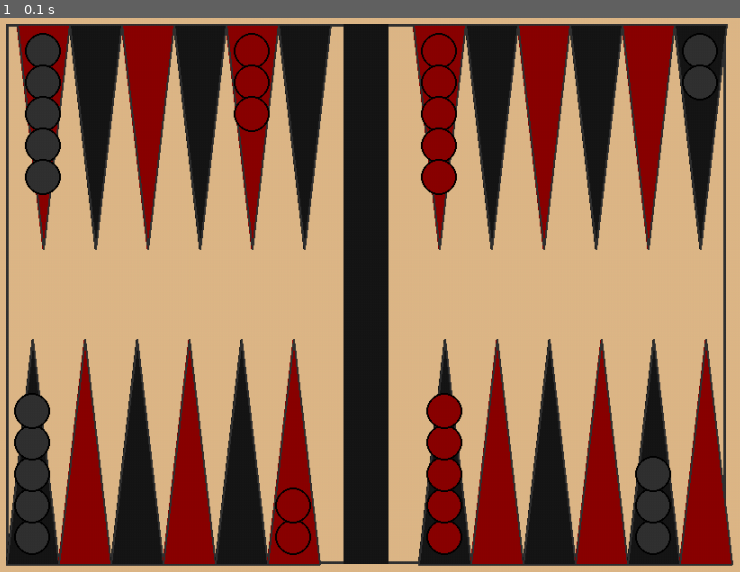
Above: before the commit, frame 1.
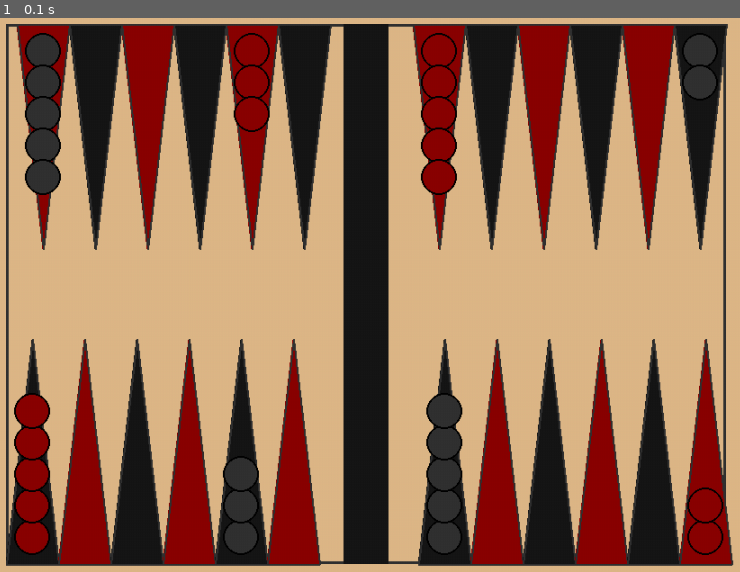
Above: after the commit, the same moment.

Repository: um-computacion/computacion-2025-backgammon-MateK12
Game: pygame game, started from src/pygame_ui/ui.py
The game is run twice, just before and just after one commit, with the same random seed, the same clock (stepped at 60 frames per second) and the same inputs.
Inputs:
- Up to frame 1 (0.1 s): no input

The runs differ from the first frame. In frame 1, 3.4% of the frame differs, in the area x 2-98%, y 68-97%.

Commit message:
fichas mostrandose en tablero correctamente

Diff:
--- a/src/pygame_ui/Tablero_UI.py
+++ b/src/pygame_ui/Tablero_UI.py
@@ -82,7 +82,10 @@
 
     def get_punto_position_base(self, punto_index):
         """Obtiene la posición x, y de un triangulo especifico,
-        este punto sera el base ya que en base a este punto se calularan los otros 2 vertices del triangulo"""
+        este punto sera el base ya que en base a este punto se calularan los otros 2 vertices del triangulo
+        @param punto_index: Índice del triángulo (0-23)
+        @return: (x, y) coordenadas del vértice base del triangulo
+        """
 
         if punto_index <= 11:  # Parte superior
             if punto_index <= 5:
@@ -96,6 +99,29 @@
             else:
                 x = self.__x__ + (punto_index - 18 ) * self.__punto_width__
             y = self.__y__ + self.__alto_tablero__ - 250
+
+        return x, y
+
+    def get_punto_position_base_ficha(self, punto_index):
+        """Obtiene la posición x, y de un triángulo específico,
+        este punto será la base ya que en base a este punto se calcularán los otros 2 vértices del triángulo
+        @param punto_index: Índice del triángulo (0-23)
+        @return: (x, y) coordenadas del vértice base de la ficha
+        """
+        if punto_index <= 11:  # Parte superior
+            if punto_index <= 5:
+                x = self.__x__ + self.__ancho_tablero__ - (punto_index + 1) * self.__punto_width__
+            else:
+                x = self.__x__ + self.__ancho_tablero__ - (punto_index) * self.__punto_width__ - 150
+            y = self.__y__
+        else:  # Parte inferior
+            if punto_index <= 17:
+                # Triángulos 12-17 van del lado izquierdo
+                x = self.__x__ + (punto_index - 12) * self.__punto_width__
+            else:
+                # Triángulos 18-23 van del lado derecho después del bar
+                x = self.__x__ + (punto_index - 18) * self.__punto_width__ + 6 * self.__punto_width__ + 110
+            y = self.__y__ + self.__alto_tablero__ - self.__punto_height__
 
         return x, y
 if __name__ == "__main__":
--- a/src/pygame_ui/ui.py
+++ b/src/pygame_ui/ui.py
@@ -20,58 +20,39 @@
         self.tablero = Tablero(self.backgammon.inicializar_tablero())
         self.running = True
 
-        # Configurar la ventana
         pygame.display.set_caption("Backgammon")
 
-        # Inicializar tablero con fichas de ejemplo (puedes quitar esto más tarde)
-        # self._inicializar_tablero_ejemplo()
-
-    # def _inicializar_tablero_ejemplo(self):
-    #     """Inicializa el tablero con una configuración de ejemplo para testing"""
-    #     # Agregar algunas fichas rojas en diferentes posiciones
-    #     for _ in range(5):
-    #         ficha_roja = Ficha(TipoFicha.ROJA)
-    #         self.tablero.tablero[0].append(ficha_roja)
-
-    #     for _ in range(3):
-    #         ficha_negra = Ficha(TipoFicha.NEGRA)
-    #         self.tablero.tablero[1].append(ficha_negra)
-
-    #     for _ in range(2):
-    #         ficha_roja = Ficha(TipoFicha.ROJA)
-    #         self.tablero.tablero[12].append(ficha_roja)
-
-    #     for _ in range(4):
-    #         ficha_negra = Ficha(TipoFicha.NEGRA)
-    #         self.tablero.tablero[23].append(ficha_negra)
-
-    def dibujar_ficha(self, x, y, tipo_ficha, radius=20):
-        """Dibuja una ficha individual en la posición especificada"""
+    def dibujar_ficha(self, x, y, tipo_ficha):
+        """Dibuja una ficha individual en la posición especificada
+        @param x: Coordenada x del centro de la ficha
+        @param y: Coordenada y del centro de la ficha
+        @param tipo_ficha: Tipo de ficha (TipoFicha.ROJA o TipoFicha.NEGRA)
+        """
+        radius = 20
         color = FICHA_ROJA if tipo_ficha == TipoFicha.ROJA.value else FICHA_NEGRA
 
         pygame.draw.circle(self.screen, color, (int(x), int(y)), radius)
         pygame.draw.circle(self.screen, FICHA_BORDER, (int(x), int(y)), radius, 2)
 
     def dibujar_fichas_en_punto(self, punto_index):
-        """Dibuja todas las fichas en un punto específico del tablero"""
+        """Dibuja todas las fichas en un triangulo específico del tablero, validando la posición del triangulo
+            @param punto_index: Índice del triángulo (0-23)
+        """
         fichas = self.tablero.tablero[punto_index]
         if not fichas:
             return
-        # Obtener la posición base del triángulo
-        base_x, base_y = self.tablero_ui.get_punto_position_base(punto_index)
+        base_x, base_y = self.tablero_ui.get_punto_position_base_ficha(punto_index)
         punto_width = self.tablero_ui.punto_width
         punto_height = self.tablero_ui.punto_height
 
-        # Calcular la posición central del triángulo para las fichas
         center_x = base_x + punto_width // 2
 
-        # Determinar la dirección de apilamiento según la posición del triángulo
-        if punto_index <= 11:  # Parte superior - fichas se apilan hacia abajo
-            start_y = base_y + 30  # Comenzar un poco abajo del vértice
-            y_offset = 35  # Espacio entre fichas
-        else:  # Parte inferior - fichas se apilan hacia arriba
-            start_y = base_y + punto_height - 30  # Comenzar un poco arriba del vértice
-            y_offset = -35  # Espacio negativo para apilar hacia arriba
+        if punto_index <= 11:
+            start_y = base_y + 30
+            y_offset = 35
+        else:
+            start_y = base_y + punto_height - 30
+            y_offset = -35
 
         # Dibujar cada ficha
         for i, ficha in enumerate(fichas):
